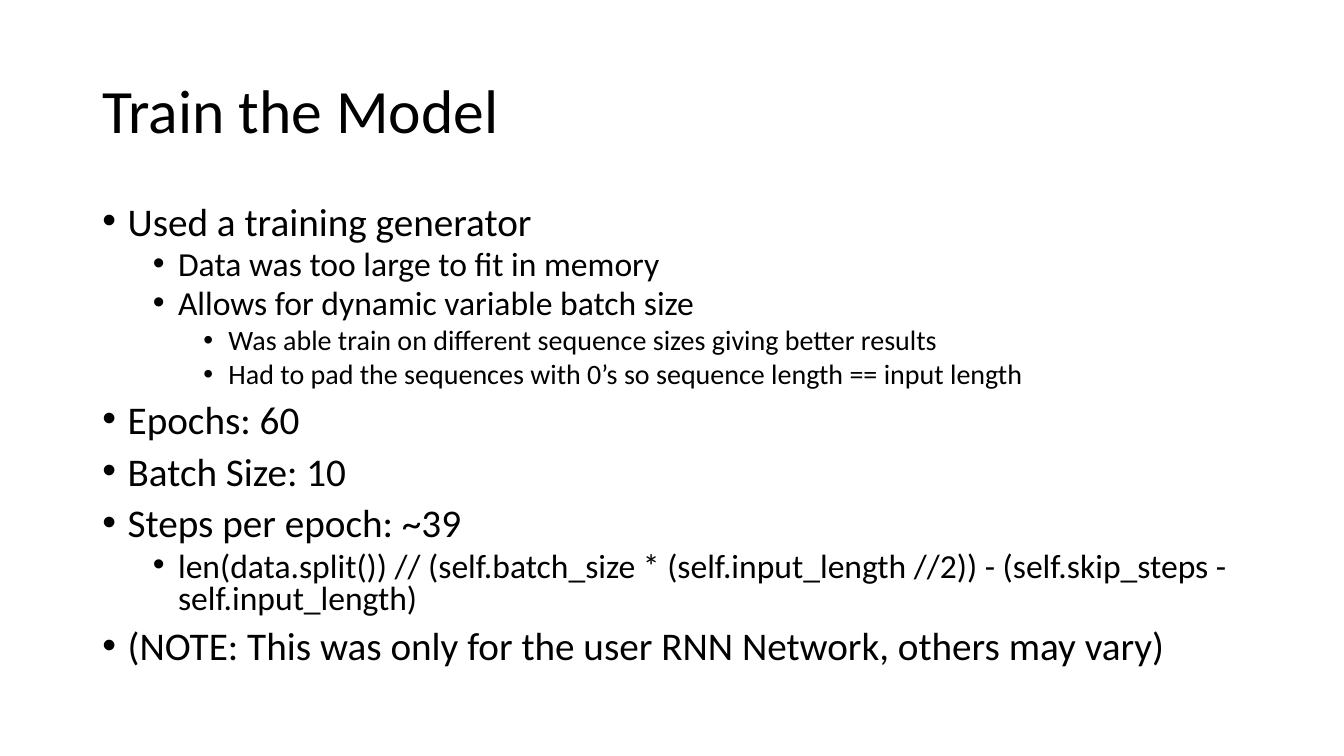
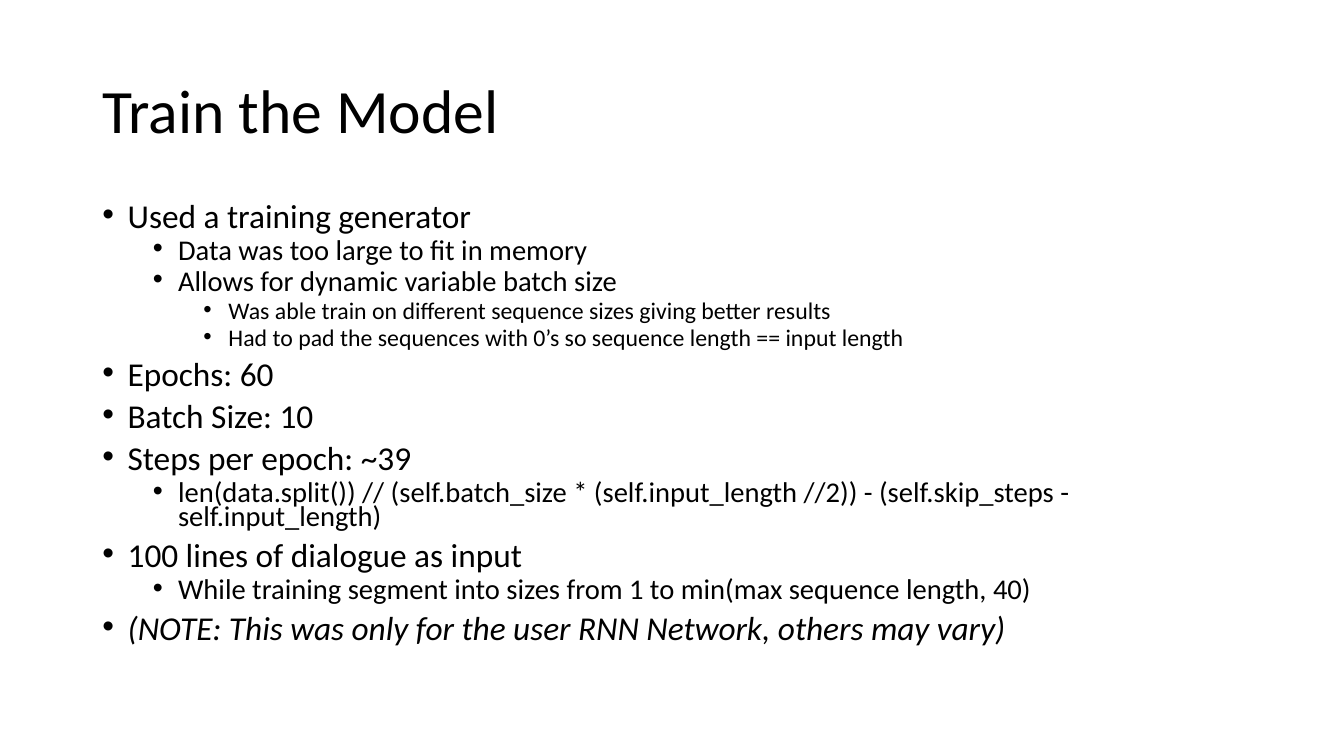
Before and after one commit to rwickman/Word-Suggestion, a slide deck: slide 7 of slides/Word Suggestion Slides.pptx. Drawn at 1344x756 pixels with LibreOffice and Linux fonts; fonts in the diff are those of the drawing. Boxes give left, top, right and bottom in pixels: in the first picture for what was removed or moved away, otherwise in the second. Text is boxed around its words. In the diff, an @@ line names an element or a change of style, - is before the commit and + after.

```diff
--- a/slides/Word Suggestion Slides.pptx
+++ b/slides/Word Suggestion Slides.pptx
@@ text at [128, 205, 1054, 646]: size 28 to 23.8 pt in "Used a training generator", "Epochs: 60", "Batch Size: 10", "Steps per epoch: ~39" and 1 more places; size 24 to 20.4 pt in "Data was too large to fit in ...", "Allows for dynamic variable batch size", "len(data.split()) // (self.batch_size * (self.input_length / ..."; size 20 to 17 pt in "Was able train on different sequence sizes ...", "Had to pad the sequences with 0’s ..."; italic on in "(NOTE: This was only for the user ..."; line spacing 0.8 to 0.7 @@
@@ text at [128, 544, 1031, 604]: paragraphs added @@
+• 100 lines of dialogue as input
+  • While training segment into sizes from 1 to min(max sequence length, 40)
```
Also in this commit, not shown: 11 other slides changed, 1 other file.
